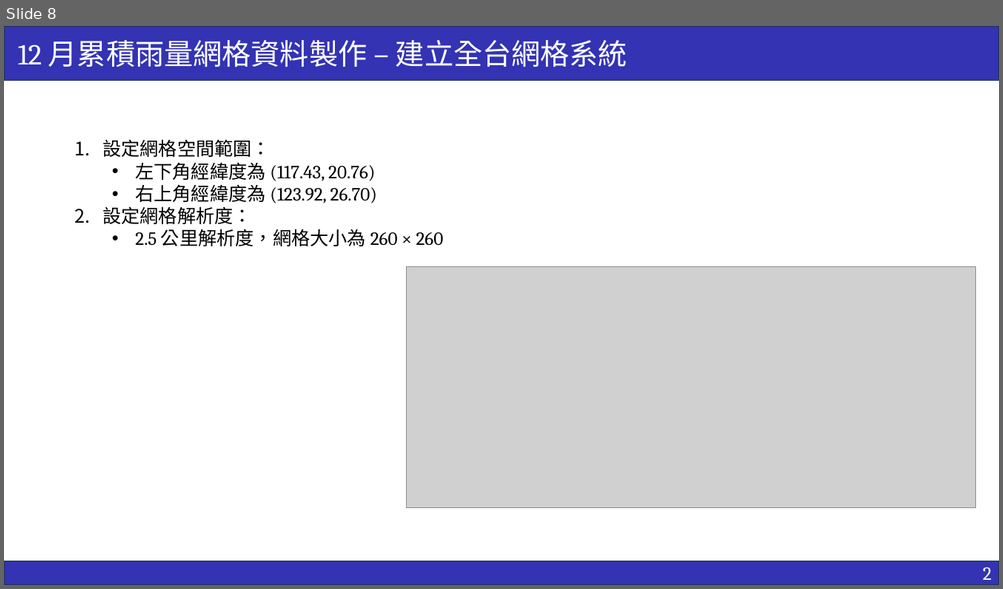
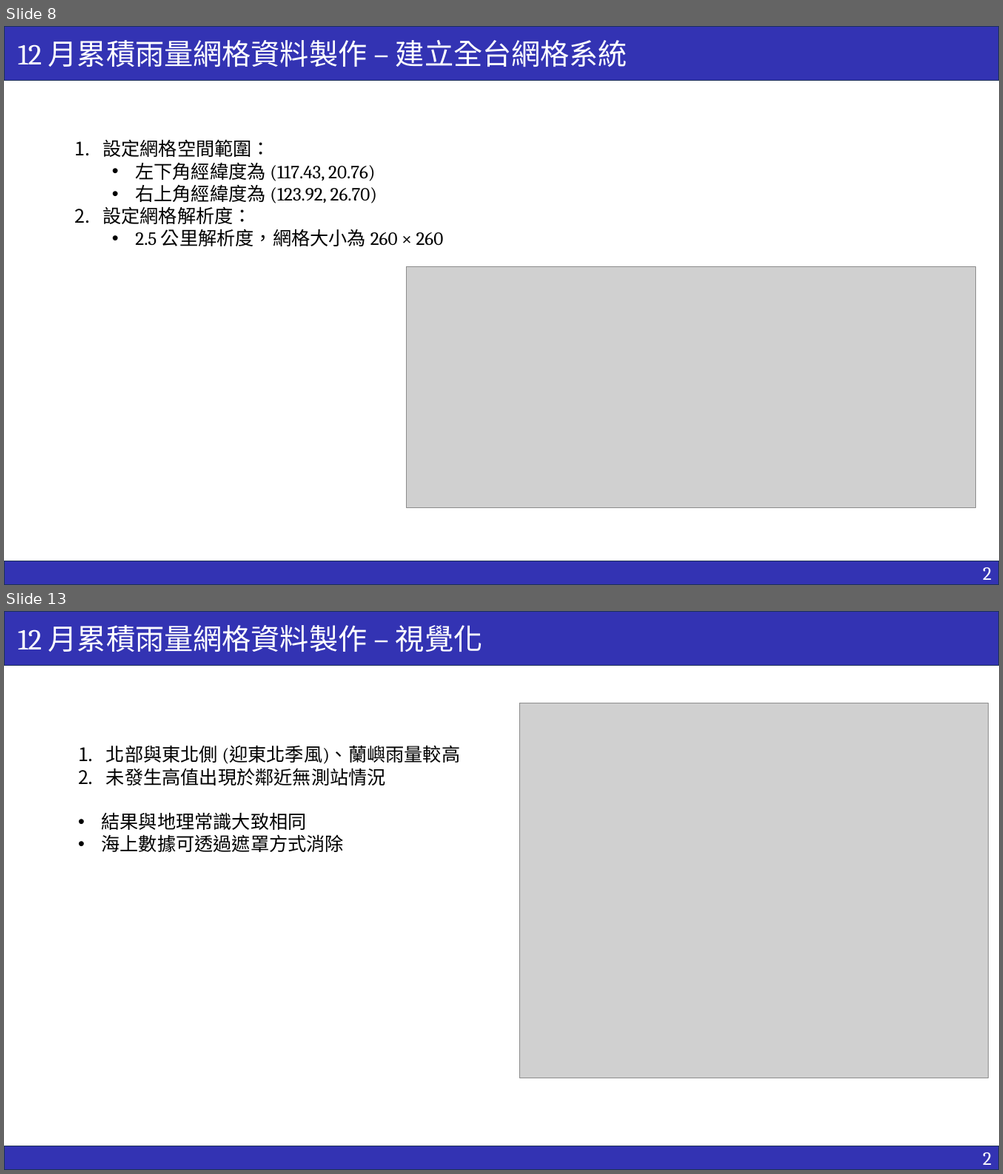
Before and after one commit to ricki0313/rainfall_practice, a slide deck: report/rainfall_report.pptx. Shown one above the other, each under a label of ours: slide 8 before the commit, slides 8 and 13 after it; the slides between them are not shown. The pictures are 1003x589 and 1003x1174 pixels, drawn with LibreOffice and Linux fonts; fonts in the diff are those of the drawing; grey boxes stand for pictures. Boxes give left, top, right and bottom in pixels: in the first picture for what was removed or moved away, otherwise in the second. Text is boxed around its words. In the diff, an @@ line names an element or a change of style, - is before the commit and + after.

```diff
--- a/report/rainfall_report.pptx
+++ b/report/rainfall_report.pptx
@@ slide 13 added at (4,611,999,1170), background #FFFFFF @@
@@ rectangle added at (4,611,999,666), fill #3333B3, outline #1E3256 1 pt, 28 pt, text #FFFFFF @@
+12 月累積雨量網格資料製作 – 視覺化
@@ picture added at (520,703,988,1079) @@
@@ text added at (102,745,461,852), 18 pt, text #000000 @@
+1. 北部與東北側 (迎東北季風)、蘭嶼雨量較高
+2. 未發生高值出現於鄰近無測站情況
+• 結果與地理常識大致相同
+• 海上數據可透過遮罩方式消除
@@ rectangle added at (4,1147,999,1170), fill #3333B3, outline #1E3256 1 pt, 18 pt, text #FFFFFF @@
+2
```
Also in this commit, not shown: 2 slides changed, 4 other slides added, 6 other files.
